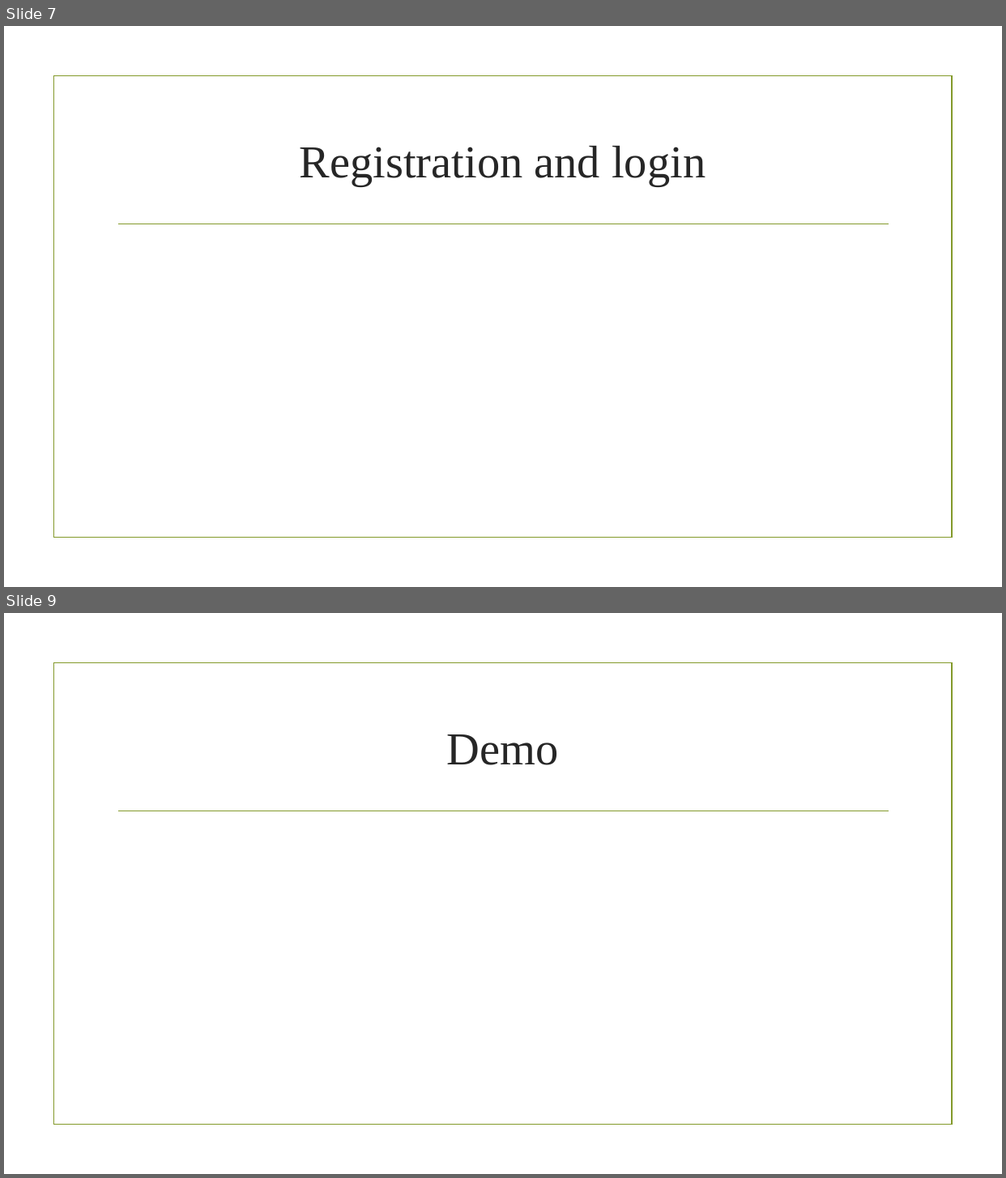
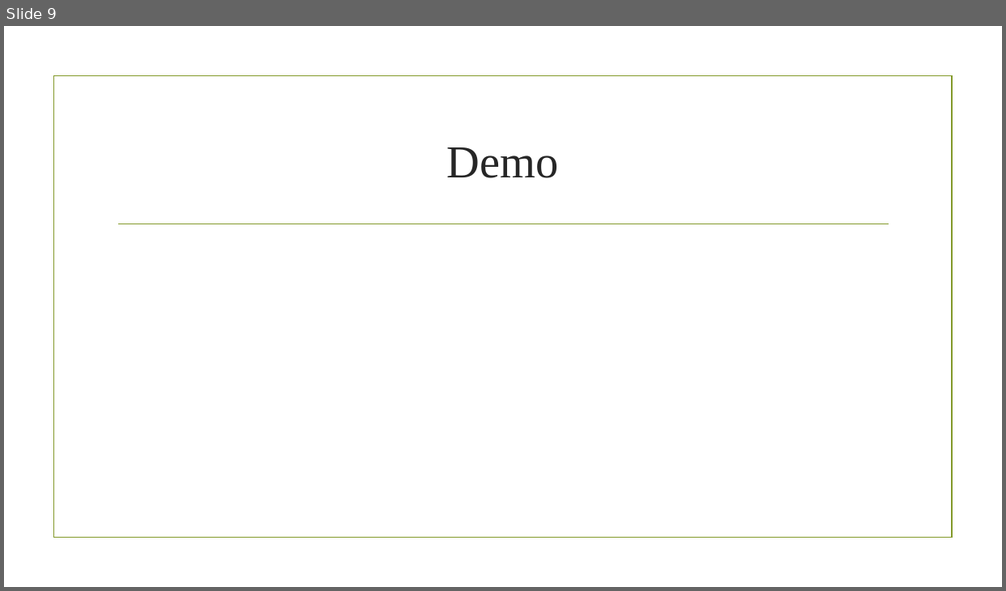
Before and after one commit to Pbdekeijzer/Project5-6, a slide deck: Presentatie/presentatie project 2 eerste fase.pptx. Shown one above the other, each under a label of ours: slides 7 and 9 before the commit, slide 9 after it; the slides between them are not shown. The pictures are 1006x1178 and 1006x591 pixels, drawn with LibreOffice and Linux fonts; fonts in the diff are those of the drawing; background and template pictures are left out. Boxes give left, top, right and bottom in pixels: in the first picture for what was removed or moved away, otherwise in the second. Text is boxed around its words. In the diff, an @@ line names an element or a change of style, - is before the commit and + after.

```diff
--- a/Presentatie/presentatie project 2 eerste fase.pptx
+++ b/Presentatie/presentatie project 2 eerste fase.pptx
@@ slide 7 removed at [4, 26, 1002, 587], background picture (left out); not listed: 2 template elements that a slide beside it also shows @@
@@ title removed at [300, 146, 705, 186] @@
-Registration and login
```
Also in this commit, not shown: 4 slides changed, 5 slides added, 4 other slides removed.
